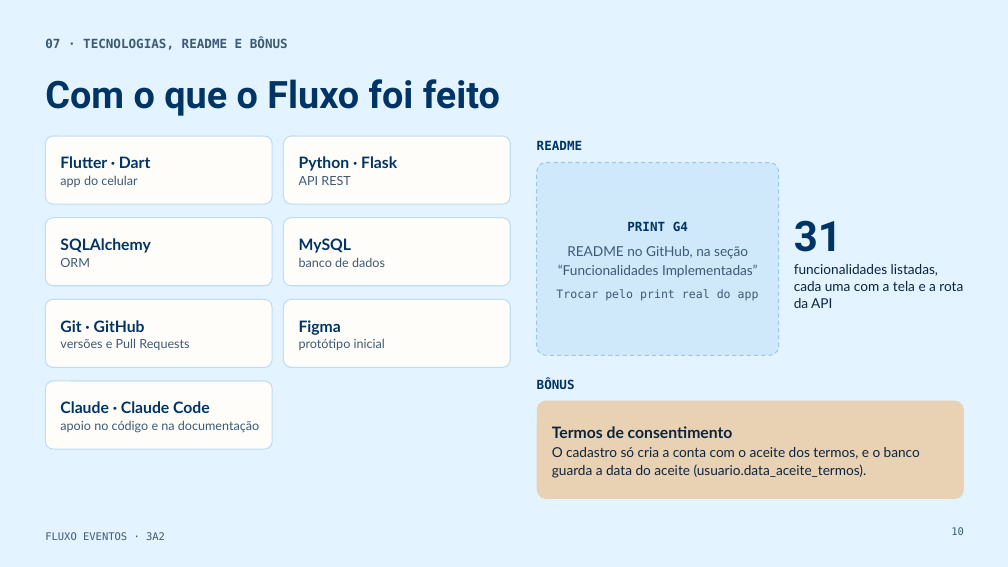
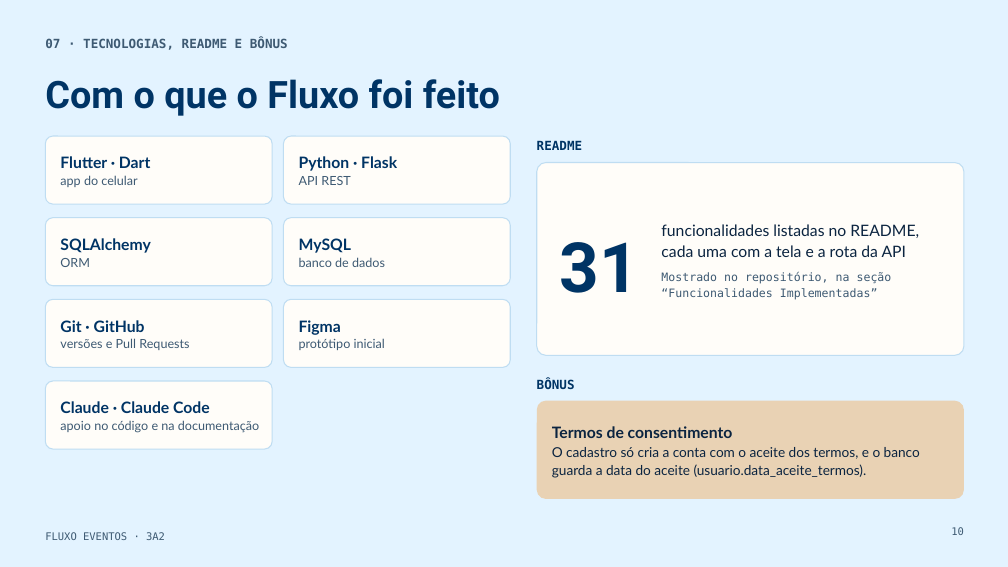
Before and after one commit to laranjeira1431/fluxo, a slide deck: slide 10 of docs/apresentacao/Fluxo_Eventos_apresentacao.pptx. Drawn at 1008x567 pixels with LibreOffice and Linux fonts; fonts in the diff are those of the drawing. Boxes give left, top, right and bottom in pixels: in the first picture for what was removed or moved away, otherwise in the second. Text is boxed around its words. In the diff, an @@ line names an element or a change of style, - is before the commit and + after.

```diff
--- a/docs/apresentacao/Fluxo_Eventos_apresentacao.pptx
+++ b/docs/apresentacao/Fluxo_Eventos_apresentacao.pptx
@@ rounded rectangle: place and size @@
-rounded rectangle at bbox=[537, 163, 779, 355]
+rounded rectangle at bbox=[537, 163, 964, 355]
@@ rounded rectangle at bbox=[537, 163, 964, 355]: fill #CFE9FB to #FFFDF9; outline #9CC8E6 1 pt dashed to #BFDDF2 1 pt @@
@@ text at bbox=[661, 224, 919, 300]: text changed; size 13 to 11 pt; font Lato to DejaVu Sans Mono; text colour #0B2440 to #3E5A73 @@
-31
-funcionalidades listadas, cada uma com a tela e a rota da API
+funcionalidades listadas no README, cada uma com a tela e a rota da API
+Mostrado no repositório, na seção “Funcionalidades Implementadas”
@@ text at bbox=[559, 242, 638, 293]: text changed; size 13 to 66 pt; font Lato to Roboto; text colour #3E5A73 to #003465; bold on @@
-PRINT G4
-README no GitHub, na seção “Funcionalidades Implementadas”
-Trocar pelo print real do app
+31
```
Also in this commit, not shown: 1 other slide changed, 2 other files.
